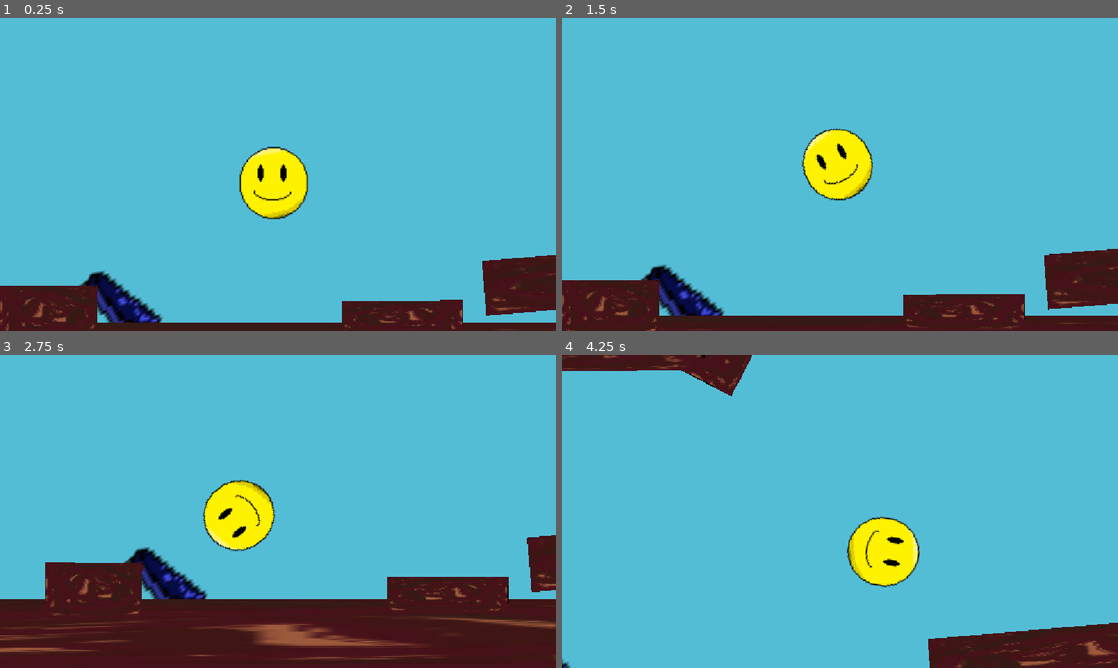
Above: before the commit, frames 1-4 (two rows, left to right).
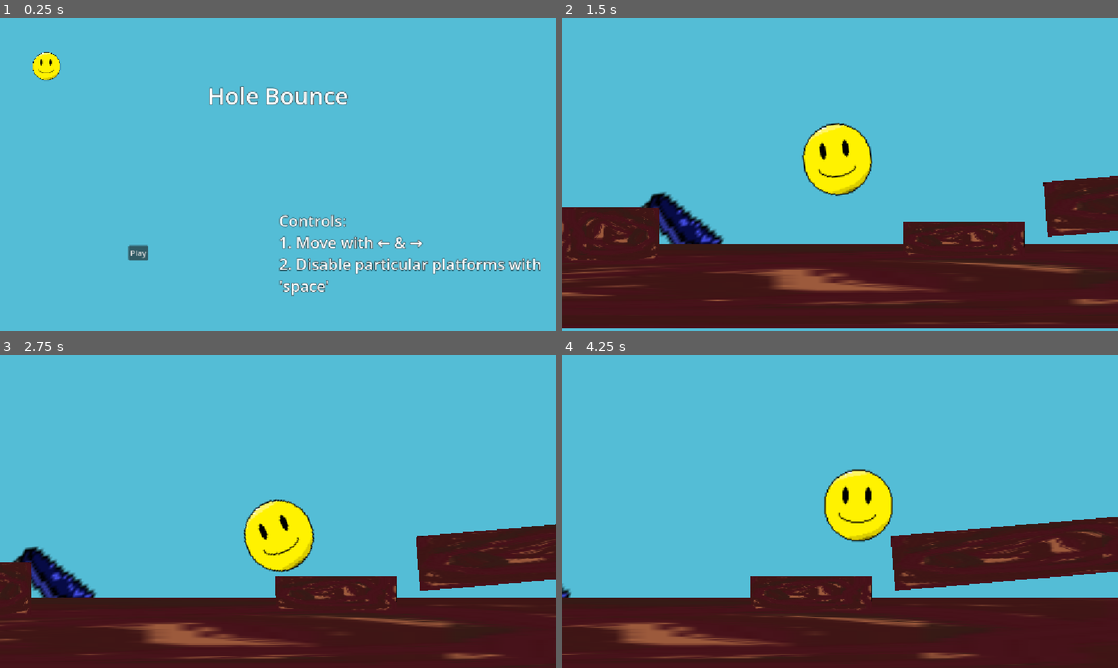
Above: after the commit, the same moments.

Repository: cyan-teal/hole-bounce
Game: Godot game, scene res://scenes/main.tscn
The game is run twice, just before and just after one commit, with the same random seed, the same clock (stepped at 60 frames per second) and the same inputs. The engine's default icon, where the game draws it, is replaced by a stand-in: a white triangle on a blue panel in a dark square.
Inputs (mouse positions are in pixels of both pictures, inside the frame that each line leads up to):
- Up to frame 1 (0.25 s): no input
- Up to frame 2 (1.5 s): click (701, 252) at 0.5 s, where only the run after the commit has a clickable "Play"; hold Right (go_right) from 1.28 s (still down); hold Space (pass) from 1.28 s (still down)
- Up to frame 3 (2.75 s): release Right (go_right) at 2.03 s; release Space (pass) at 2.03 s; hold Left (go_left) from 2.03 s (still down); tap Space (pass) at 2.1 s
- Up to frame 4 (4.25 s): release Left (go_left) at 2.78 s; hold Space (pass) 2.78-3.53 s; hold Right (go_right) from 2.78 s (still down); tap Space (pass) at 3.6 s

The runs differ from the first frame. In frame 1, 15% of the frame differs, in the area x 0-100%, y 10-100%; in frame 2, 27%; in frame 3, 18%; in frame 4, 33%, in the area x 0-100%, y 0-100%.

Commit message:
Add start menu

Diff:
--- a/hole-bounce/scripts/main.gd
+++ b/hole-bounce/scripts/main.gd
@@ -1,7 +1,7 @@
 extends Node
 
+const START_MENU_PACKED: PackedScene = preload("res://start_menu.tscn")
 const LEVEL_1_PACKED: PackedScene = preload("res://scenes/level_1.tscn")
-
 const LEVEL_2_PACKED: PackedScene = preload("res://scenes/level_2.tscn")
 const LEVEL_3_PACKED: PackedScene = preload("res://scenes/level_3.tscn")
 const END_SCREEN_PACKED: PackedScene = preload("res://scenes/end_screen.tscn")
@@ -15,12 +15,15 @@
 func switch_to_next_level() -> void:
 	match current_level_number:
 		0:
+			load_level(START_MENU_PACKED)
+			get_node("StartMenu/VBoxContainer/HBoxContainer/StartButton").pressed.connect(switch_to_next_level)
+		1:
 			load_level(LEVEL_1_PACKED)
-		1:
+		2:
 			load_level(LEVEL_2_PACKED)
-		2:
+		3:
 			load_level(LEVEL_3_PACKED)
-		3:
+		4:
 			load_level(END_SCREEN_PACKED)
 	current_level_number += 1
 
--- /dev/null
+++ b/hole-bounce/scripts/start_button.gd
@@ -0,0 +1,11 @@
+extends Button
+
+
+# Called when the node enters the scene tree for the first time.
+func _ready() -> void:
+	pass # Replace with function body.
+
+
+# Called every frame. 'delta' is the elapsed time since the previous frame.
+func _process(delta: float) -> void:
+	pass
--- /dev/null
+++ b/hole-bounce/start_menu.tscn
@@ -0,0 +1,58 @@
+[gd_scene format=3 uid="uid://cyrqum1i61r80"]
+
+[ext_resource type="Script" uid="uid://b3lybcbp2vp0x" path="res://scripts/start_button.gd" id="1_jwbto"]
+[ext_resource type="Texture2D" uid="uid://cpsm7tj76dhok" path="res://pixil-frame-0.png" id="2_ia0g5"]
+
+[node name="StartMenu" type="Control" unique_id=1991292221]
+layout_mode = 3
+anchors_preset = 15
+anchor_right = 1.0
+anchor_bottom = 1.0
+grow_horizontal = 2
+grow_vertical = 2
+
+[node name="PixilFrame0" type="Sprite2D" parent="." unique_id=91649897]
+position = Vector2(100, 100)
+texture = ExtResource("2_ia0g5")
+
+[node name="VBoxContainer" type="VBoxContainer" parent="." unique_id=1659289672]
+layout_mode = 1
+anchors_preset = 15
+anchor_right = 1.0
+anchor_bottom = 1.0
+grow_horizontal = 2
+grow_vertical = 2
+
+[node name="GameName" type="RichTextLabel" parent="VBoxContainer" unique_id=993662110]
+layout_mode = 2
+size_flags_vertical = 6
+theme_override_colors/font_outline_color = Color(0, 0, 0, 1)
+theme_override_constants/outline_size = 3
+theme_override_font_sizes/normal_font_size = 48
+text = "Hole Bounce"
+fit_content = true
+horizontal_alignment = 1
+vertical_alignment = 1
+
+[node name="HBoxContainer" type="HBoxContainer" parent="VBoxContainer" unique_id=1460722807]
+layout_mode = 2
+size_flags_vertical = 3
+
+[node name="StartButton" type="Button" parent="VBoxContainer/HBoxContainer" unique_id=173209141]
+layout_mode = 2
+size_flags_horizontal = 6
+size_flags_vertical = 6
+text = "Play"
+script = ExtResource("1_jwbto")
+
+[node name="ControlsGuide" type="RichTextLabel" parent="VBoxContainer/HBoxContainer" unique_id=1003813900]
+layout_mode = 2
+size_flags_horizontal = 3
+size_flags_vertical = 4
+theme_override_colors/font_outline_color = Color(0, 0, 0, 1)
+theme_override_constants/outline_size = 3
+theme_override_font_sizes/normal_font_size = 32
+text = "Controls:
+1. Move with ← & →
+2. Disable particular platforms with 'space'"
+fit_content = true
Not shown, added: hole-bounce/scripts/start_button.gd.uid
